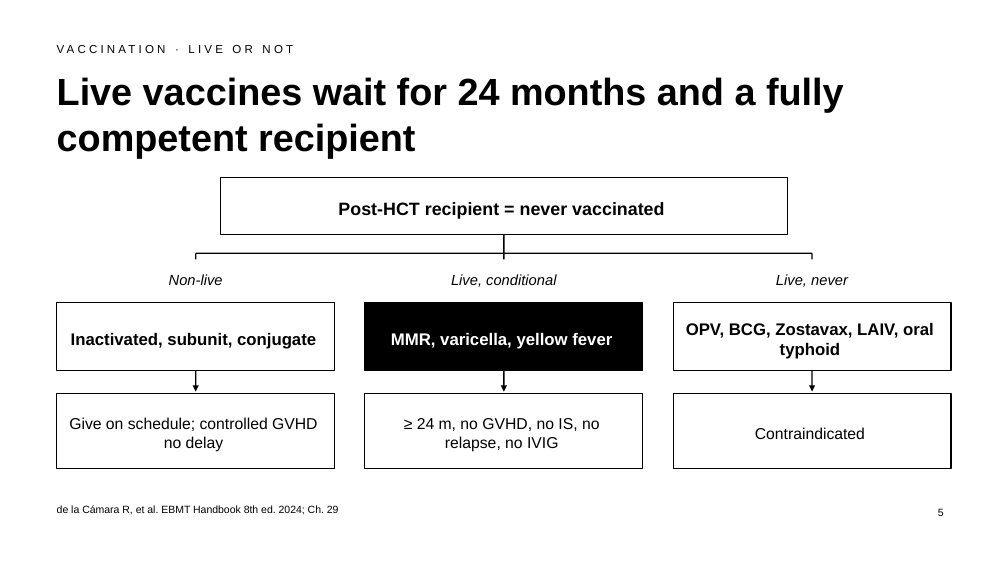
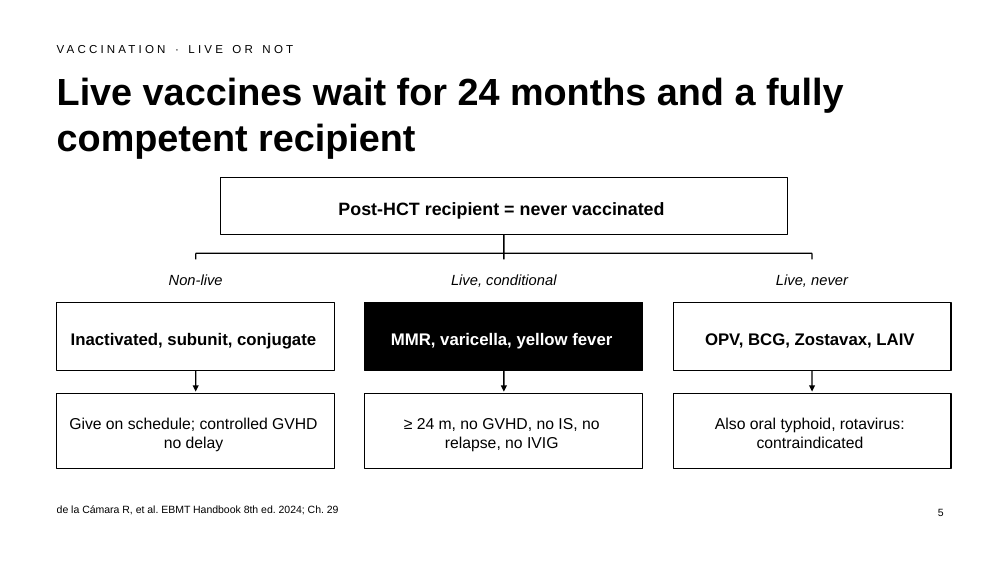
Before and after one commit to htlin222/ebmt-handbook-skill, a slide deck: slide 5 of slides/decks/s12-survivorship-late-effects.pptx. Drawn at 1008x567 pixels with LibreOffice and Linux fonts; fonts in the diff are those of the drawing. Boxes give left, top, right and bottom in pixels: in the first picture for what was removed or moved away, otherwise in the second. Text is boxed around its words. In the diff, an @@ line names an element or a change of style, - is before the commit and + after.

```diff
--- a/slides/decks/s12-survivorship-late-effects.pptx
+++ b/slides/decks/s12-survivorship-late-effects.pptx
@@ text in rectangle at (705, 333, 914, 348): text changed @@
-OPV, BCG, Zostavax, LAIV, oral typhoid
+OPV, BCG, Zostavax, LAIV
@@ text in rectangle at (715, 417, 905, 448): text changed @@
-Contraindicated
+Also oral typhoid, rotavirus: contraindicated
```
Also in this commit, not shown: 3 other files.
